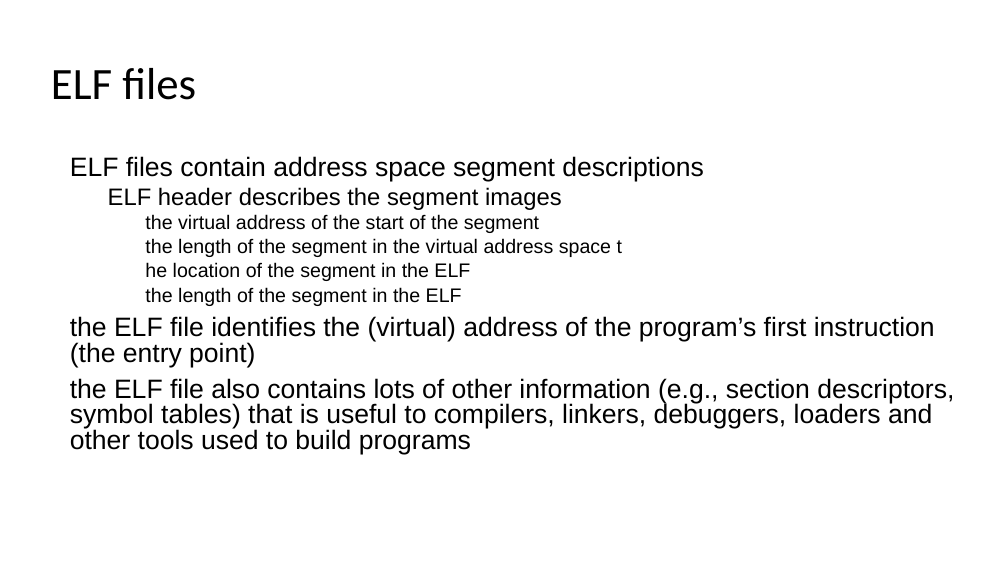
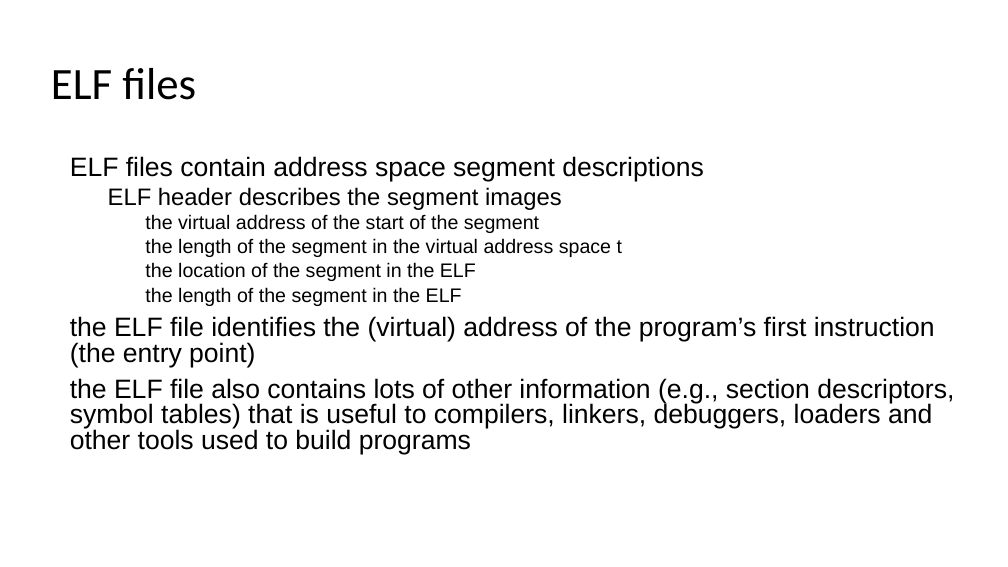
Before and after one commit to cs-uob/COMS20012, a slide deck: slide 7 of docs/slides/W8/memory7.odp. Drawn at 1008x567 pixels with LibreOffice and Linux fonts; fonts in the diff are those of the drawing; background and template pictures are left out. Boxes give left, top, right and bottom in pixels: in the first picture for what was removed or moved away, otherwise in the second. Text is boxed around its words. In the diff, an @@ line names an element or a change of style, - is before the commit and + after.

```diff
--- a/docs/slides/W8/memory7.odp
+++ b/docs/slides/W8/memory7.odp
@@ text at (145, 262, 476, 281): text changed @@
-    ➢ he location of the segment in the ELF
+    ➢ the location of the segment in the ELF
```
Also in this commit, not shown: 1 other file.
